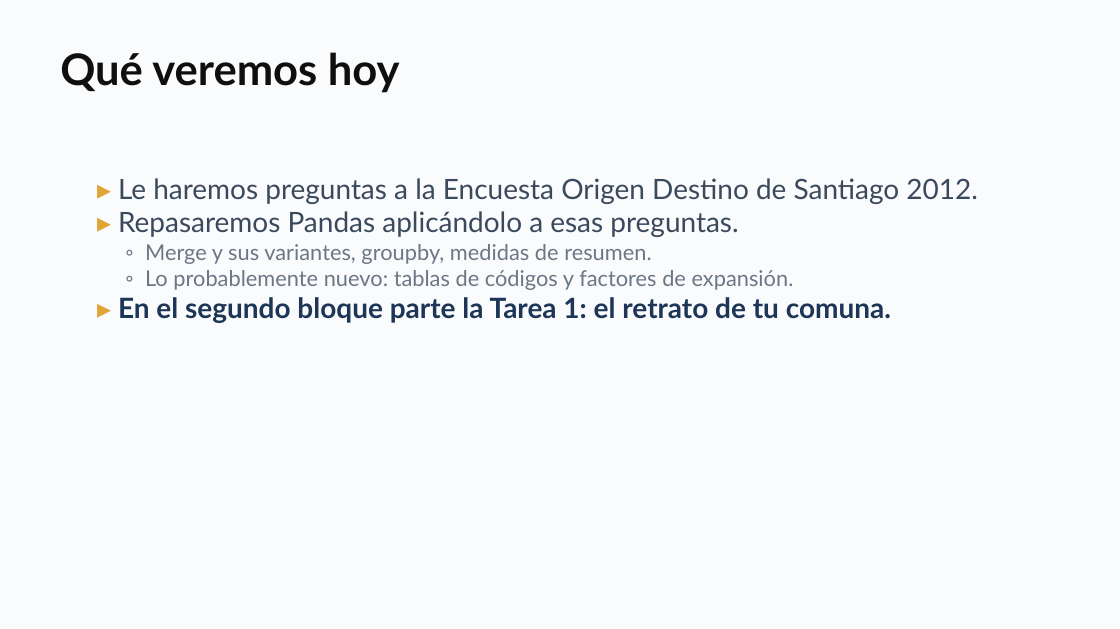
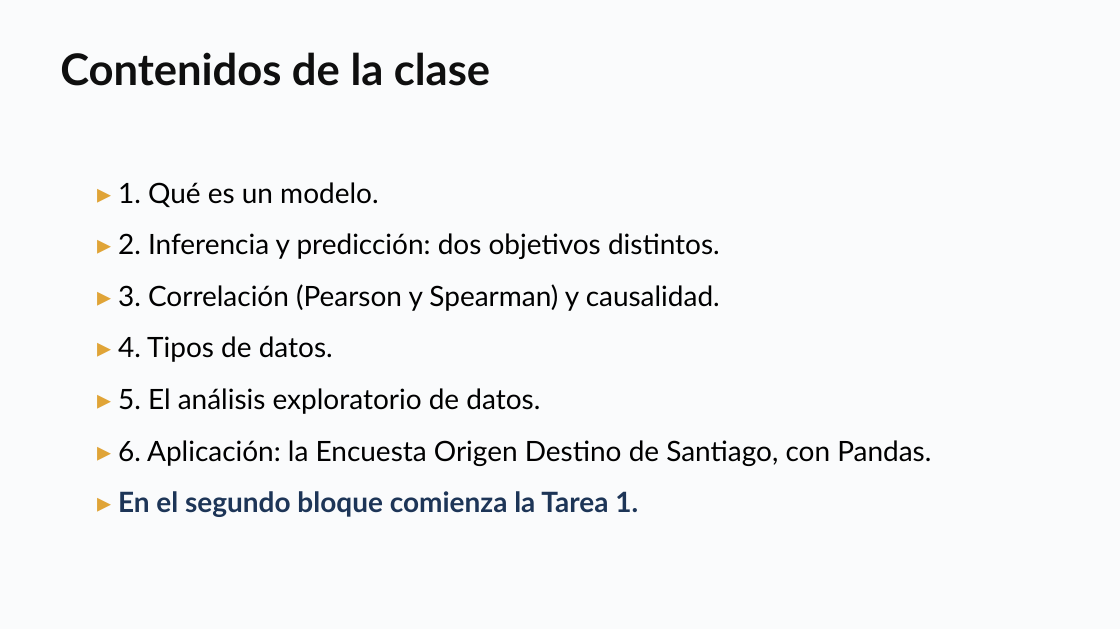
Before and after one commit to daniopitz/cienciadatos, a slide deck: slide 2 of presentaciones/clase02_pandas_eda.pptx. Drawn at 1120x629 pixels with LibreOffice and Linux fonts; fonts in the diff are those of the drawing. Boxes give left, top, right and bottom in pixels: in the first picture for what was removed or moved away, otherwise in the second. Text is boxed around its words. In the diff, an @@ line names an element or a change of style, - is before the commit and + after.

```diff
--- a/presentaciones/clase02_pandas_eda.pptx
+++ b/presentaciones/clase02_pandas_eda.pptx
@@ text at [60,52,490,86]: text changed @@
-Qué veremos hoy
+Contenidos de la clase
@@ text at [118,182,931,517]: text changed; text colour #6B7785 to #000000 @@
-▸ Le haremos preguntas a la Encuesta Origen Destino de Santiago 2012.
-▸ Repasaremos Pandas aplicándolo a esas preguntas.
-◦ Merge y sus variantes, groupby, medidas de resumen.
-◦ Lo probablemente nuevo: tablas de códigos y factores de expansión.
-▸ En el segundo bloque parte la Tarea 1: el retrato de tu comuna.
+▸ 1. Qué es un modelo.
+▸ 2. Inferencia y predicción: dos objetivos distintos.
+▸ 3. Correlación (Pearson y Spearman) y causalidad.
+▸ 4. Tipos de datos.
+▸ 5. El análisis exploratorio de datos.
+▸ 6. Aplicación: la Encuesta Origen Destino de Santiago, con Pandas.
+▸ En el segundo bloque comienza la Tarea 1.
```
Also in this commit, not shown: 21 other slides changed, 6 slides added, 4 slides removed, 2 other files.
